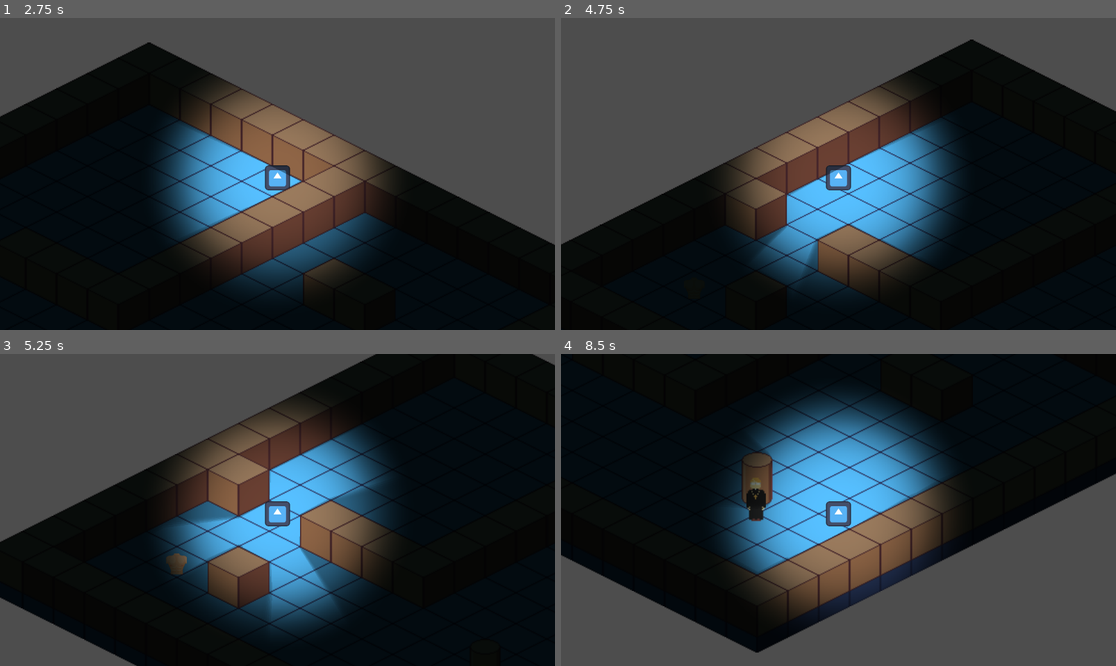
Above: before the commit, frames 1-4 (two rows, left to right).
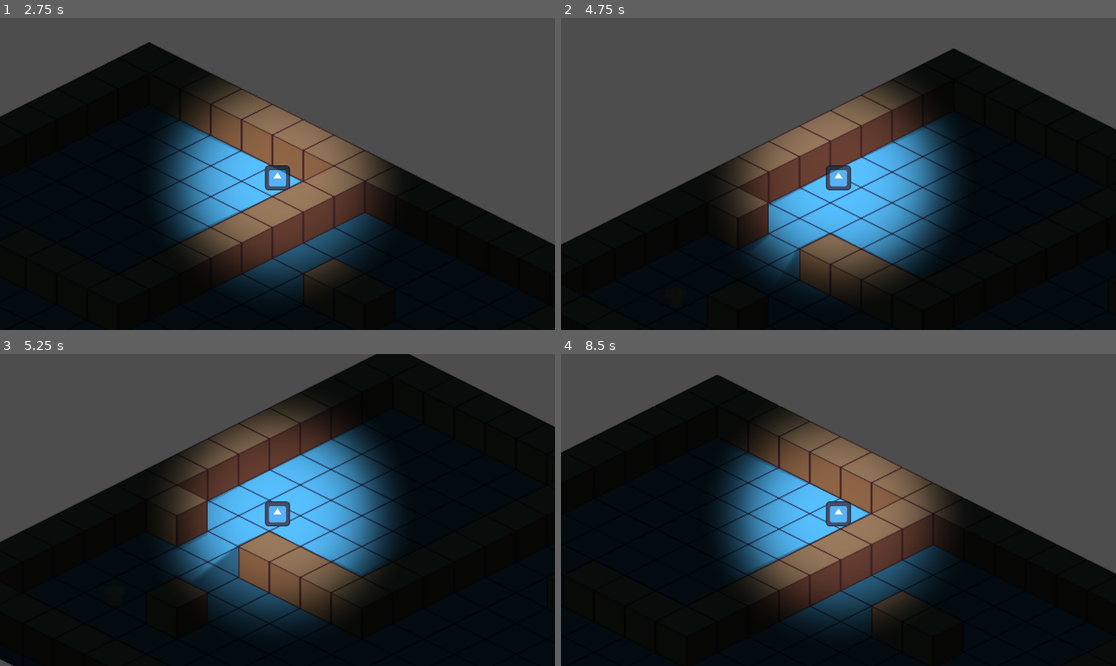
Above: after the commit, the same moments.

Repository: ekaktusz/screamjam2024
Game: Godot game, scene res://Scenes/main.tscn
Two runs of this game, one before a commit and one after it. Both use one fixed random seed, a clock stepped at 60 frames per second and the inputs below. The engine's default icon, where the game draws it, is replaced by a stand-in: a white triangle on a blue panel in a dark square.
Inputs:
- Up to frame 1 (2.75 s): tap Enter at 0.5 s; hold Right (ui_right) 0.53-1.28 s; hold E (interact) 0.53-1.28 s; hold Down (ui_down) 1.28-2.03 s; tap E (interact) at 1.35 s; tap Space at 2 s; hold Right (ui_right) from 2.03 s (still down); hold E (interact) from 2.03 s (still down)
- Up to frame 2 (4.75 s): tap Enter at 2.75 s; release Right (ui_right) at 2.78 s; release E (interact) at 2.78 s; hold Up (ui_up) 2.78-3.53 s; tap E (interact) at 2.85, 4.35 s; hold E (interact) 3.53-4.28 s; hold Left (ui_left) from 3.53 s (still down)
- Up to frame 3 (5.25 s): release Left (ui_left) at 5.03 s; hold Down (ui_down) from 5.03 s (still down); hold E (interact) from 5.03 s (still down)
- Up to frame 4 (8.5 s): release Down (ui_down) at 5.78 s; release E (interact) at 5.78 s; hold Right (ui_right) 5.78-6.53 s; tap E (interact) at 5.85, 7.35 s; hold Up (ui_up) 6.53-7.28 s; hold E (interact) 6.53-7.28 s; hold Right (ui_right) 7.28-8.03 s; hold Down (ui_down) from 8.03 s (still down); hold E (interact) from 8.03 s (still down)

Frame 1 is identical in both runs. In frame 2, 5.7% of the frame differs, in the area x 1-100%, y 6-89%; in frame 3, 17%; in frame 4, 67%, in the area x 0-100%, y 0-100%.

Commit message:
NPC interaction added. Condition for player group added for interaction area entered and exited.

Diff:
--- a/Scenes/Interaction/interaction_area.gd
+++ b/Scenes/Interaction/interaction_area.gd
@@ -1,13 +1,15 @@
 extends Area2D
 class_name InteractionArea
 
-@export var action_name: String = "interact"
+@export var action_name: String = "talk"
 
 var interact: Callable = func():
 	pass
 
 func _on_body_entered(body: Node2D) -> void:
-	InteractionManager.register_area(self)
+	if body.is_in_group("player"):
+		InteractionManager.register_area(self)
 
 func _on_body_exited(body: Node2D) -> void:
-	InteractionManager.unregister_area(self)
+	if body.is_in_group("player"):
+		InteractionManager.unregister_area(self)
--- /dev/null
+++ b/npc.gd
@@ -0,0 +1,15 @@
+extends CharacterBody2D
+
+@onready var interaction_area: InteractionArea = $InteractionArea
+
+
+func _ready() -> void:
+	interaction_area.interact = Callable(self,"_on_interact")
+
+
+func _process(delta: float) -> void:
+	pass
+
+
+func _on_interact():
+	print('Talking w/ NPC')
--- a/npc.tscn
+++ b/npc.tscn
@@ -1,15 +1,31 @@
-[gd_scene load_steps=3 format=3 uid="uid://8g1veysh6lp3"]
+[gd_scene load_steps=6 format=3 uid="uid://8g1veysh6lp3"]
 
+[ext_resource type="Script" path="res://npc.gd" id="1_mxfie"]
 [ext_resource type="Texture2D" uid="uid://cjdxrj5j1783" path="res://Scenes/priest.png" id="1_w2we6"]
+[ext_resource type="Script" path="res://Scenes/Interaction/interaction_area.gd" id="2_403h8"]
 
 [sub_resource type="CapsuleShape2D" id="CapsuleShape2D_66wi0"]
 radius = 12.0
 height = 64.0
 
+[sub_resource type="CircleShape2D" id="CircleShape2D_ayx1k"]
+radius = 33.0
+
 [node name="NPC" type="CharacterBody2D"]
+script = ExtResource("1_mxfie")
 
 [node name="Sprite2D" type="Sprite2D" parent="."]
 texture = ExtResource("1_w2we6")
 
 [node name="CollisionShape2D" type="CollisionShape2D" parent="."]
 shape = SubResource("CapsuleShape2D_66wi0")
+
+[node name="InteractionArea" type="Area2D" parent="."]
+script = ExtResource("2_403h8")
+
+[node name="CollisionShape2D" type="CollisionShape2D" parent="InteractionArea"]
+position = Vector2(0, 28)
+shape = SubResource("CircleShape2D_ayx1k")
+
+[connection signal="body_entered" from="InteractionArea" to="InteractionArea" method="_on_body_entered"]
+[connection signal="body_exited" from="InteractionArea" to="InteractionArea" method="_on_body_exited"]
